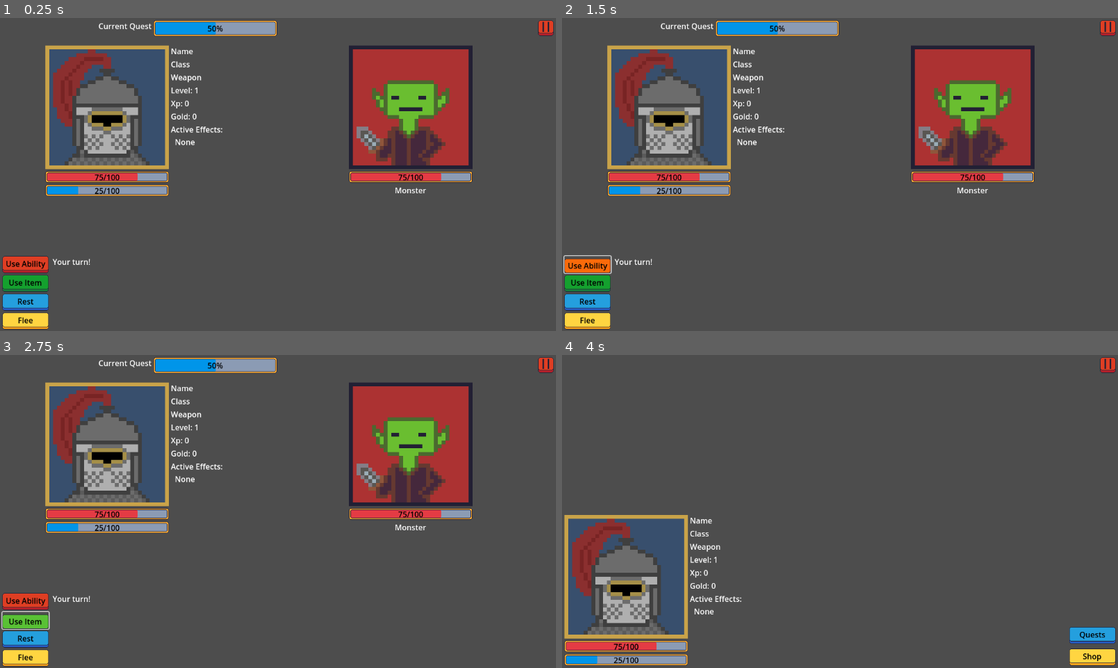
Above: before the commit, frames 1-4 (two rows, left to right).
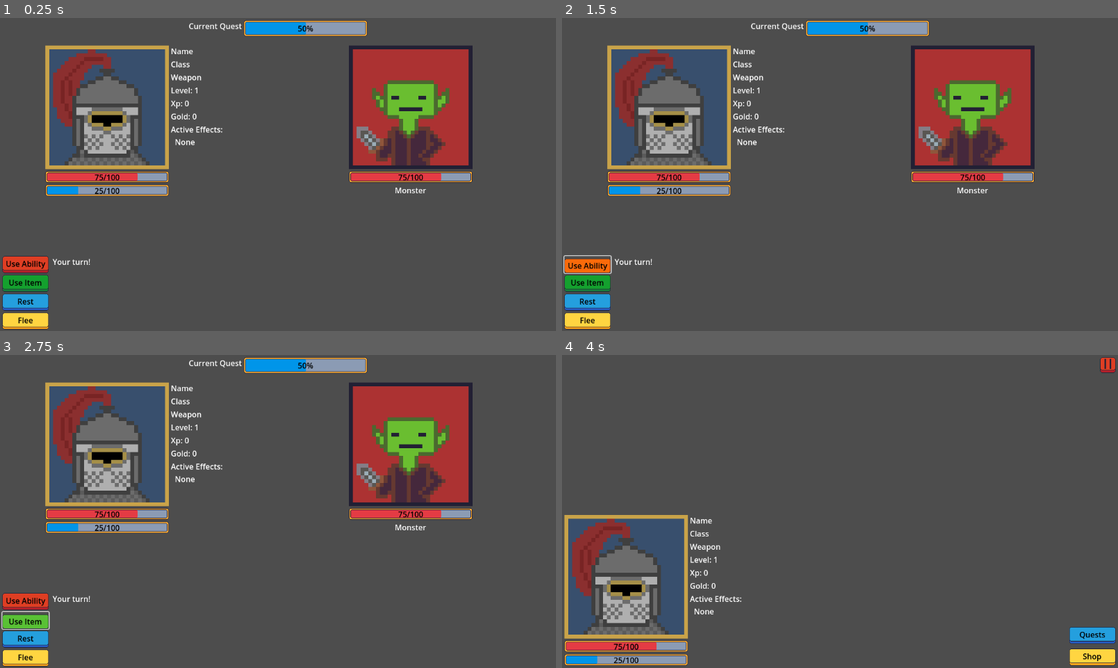
Above: after the commit, the same moments.

Repository: navtges3/PixelValley
Game: Godot game, scene res://scenes/ui/screens/battle_screen.tscn
Same seed, same stepped clock (60 frames per second), same inputs: the game is played once before the commit and once after it. This scene is started directly instead of the project's main scene.
Inputs (mouse positions are in pixels of both pictures, inside the frame that each line leads up to):
- Up to frame 1 (0.25 s): no input
- Up to frame 2 (1.5 s): click (1106, 27) at 0.52 s; click "Use Ability" at 1.25 s
- Up to frame 3 (2.75 s): click "Use Item" at 2 s
- Up to frame 4 (4 s): click "Rest" at 2.75 s; click "Flee" at 3.5 s

The runs differ from the first frame. In frame 1, 2.1% of the frame differs, in the area x 17-100%, y 0-6%; in frame 2, 2.1%; in frame 3, 2.1%; in frame 4, nothing differs.
Error in both runs: Invalid access to property or key 'title' on a base object of type 'Nil'. (res://scripts/ui/components/quest_progress_bar.gd:7)

Commit message:
Updated battle screen

Diff:
--- a/scenes/ui/screens/battle_screen.tscn
+++ b/scenes/ui/screens/battle_screen.tscn
@@ -1,8 +1,7 @@
-[gd_scene load_steps=13 format=3 uid="uid://wy2cht7kkgmh"]
+[gd_scene load_steps=11 format=3 uid="uid://wy2cht7kkgmh"]
 
 [ext_resource type="Script" uid="uid://cqc6b58dnjxis" path="res://scripts/ui/screens/battle_screen.gd" id="1_ihhiw"]
 [ext_resource type="PackedScene" uid="uid://ehxty8k3d2vu" path="res://scenes/ui/components/quest_progress_bar.tscn" id="3_ihhiw"]
-[ext_resource type="Theme" uid="uid://66dgdyq2o64x" path="res://assets/button_themes/specialty/pause_button.tres" id="4_hd4cu"]
 [ext_resource type="PackedScene" uid="uid://bjx12sxd6xqme" path="res://scenes/ui/components/hero_ui.tscn" id="5_fgwq0"]
 [ext_resource type="PackedScene" uid="uid://pxhpjm0rsnof" path="res://scenes/ui/components/monster_ui.tscn" id="6_q2vii"]
 [ext_resource type="Theme" uid="uid://130ubmqd1h3b" path="res://assets/button_themes/large/large_red_button.tres" id="7_iw40k"]
@@ -10,7 +9,6 @@
 [ext_resource type="Theme" uid="uid://dqwm8agt87lsh" path="res://assets/button_themes/large/large_blue_button.tres" id="9_06vtu"]
 [ext_resource type="Theme" uid="uid://phfh7c5hwx1n" path="res://assets/button_themes/large/large_yellow_button.tres" id="10_c2ins"]
 [ext_resource type="Script" uid="uid://bgmcha5vrlqop" path="res://scripts/systems/battle_manager.gd" id="11_o00jr"]
-[ext_resource type="PackedScene" uid="uid://btej8vh3kxmxo" path="res://scenes/ui/popups/pause_popup.tscn" id="12_gw1kf"]
 [ext_resource type="PackedScene" uid="uid://i13p0dcm5xx0" path="res://scenes/ui/popups/battle_victory_popup.tscn" id="13_jn4pq"]
 
 [node name="BattleScreen" type="Control"]
@@ -34,15 +32,8 @@
 
 [node name="QuestProgressBar" parent="TopBar" instance=ExtResource("3_ihhiw")]
 layout_mode = 2
-size_flags_horizontal = 10
+size_flags_horizontal = 6
 size_flags_vertical = 0
-
-[node name="PauseButton" type="Button" parent="TopBar"]
-custom_minimum_size = Vector2(32, 32)
-layout_mode = 2
-size_flags_horizontal = 10
-size_flags_vertical = 0
-theme = ExtResource("4_hd4cu")
 
 [node name="BattleField" type="HBoxContainer" parent="."]
 layout_mode = 1
@@ -133,8 +124,5 @@
 [node name="BattleManager" type="Node" parent="."]
 script = ExtResource("11_o00jr")
 
-[node name="PausePopup" parent="." instance=ExtResource("12_gw1kf")]
-visible = false
-
 [node name="BattleVictoryPopup" parent="." instance=ExtResource("13_jn4pq")]
 visible = false
--- a/scripts/ui/screens/battle_screen.gd
+++ b/scripts/ui/screens/battle_screen.gd
@@ -4,8 +4,6 @@
 
 # Top Bar
 @onready var quest_bar = $TopBar/QuestProgressBar
-@onready var pause_button = $TopBar/PauseButton
-@onready var pause_popup = $PausePopup
 @onready var victory_popup = $BattleVictoryPopup
 
 # Battle Field
@@ -33,7 +31,6 @@
 
 	victory_popup.continue_pressed.connect(_on_victory_popup_continue_pressed)
 	victory_popup.retreat_pressed.connect(_on_victory_popup_retreat_pressed)
-	pause_button.pressed.connect(_on_pause_button_pressed)
 	ability_button.toggled.connect(_on_ability_button_toggled)
 	item_button.toggled.connect(_on_item_button_toggled)
 	rest_button.pressed.connect(_on_rest_button_pressed)
@@ -129,13 +126,6 @@
 func _on_victory_popup_retreat_pressed() -> void:
 	ScreenManager.go_to_screen("village")
 
-func _on_pause_button_pressed() -> void:
-	pause_popup.popup_centered()
-
-func _input(event: InputEvent) -> void:
-	if event.is_action_pressed("ui_cancel") and not pause_popup.is_visible():
-		_on_pause_button_pressed()
-
 func _on_ability_button_pressed(ability: Ability) -> void:
 	print("Ability pressed: ", ability.name)
 	battle_manager.player_ability_selected(ability)
